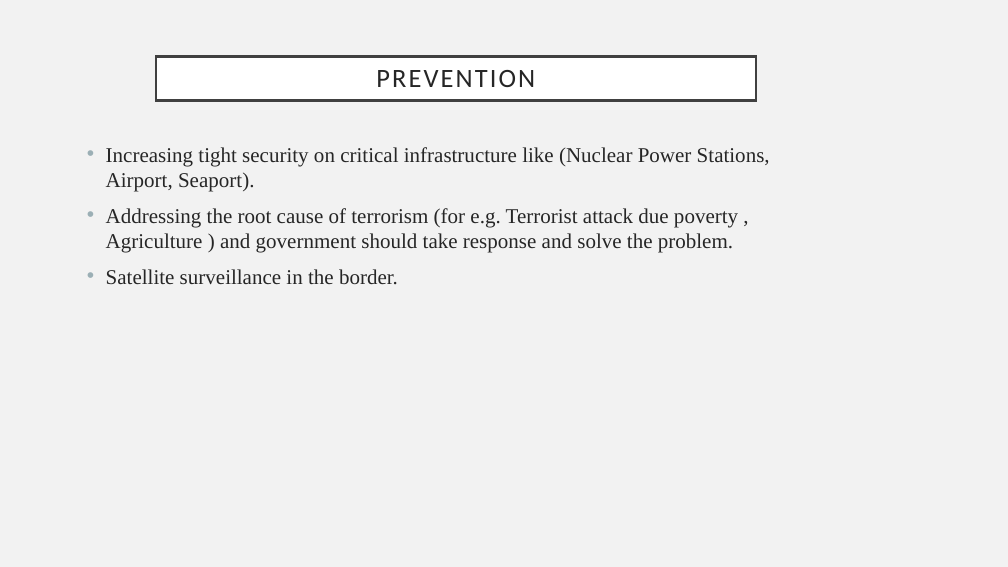
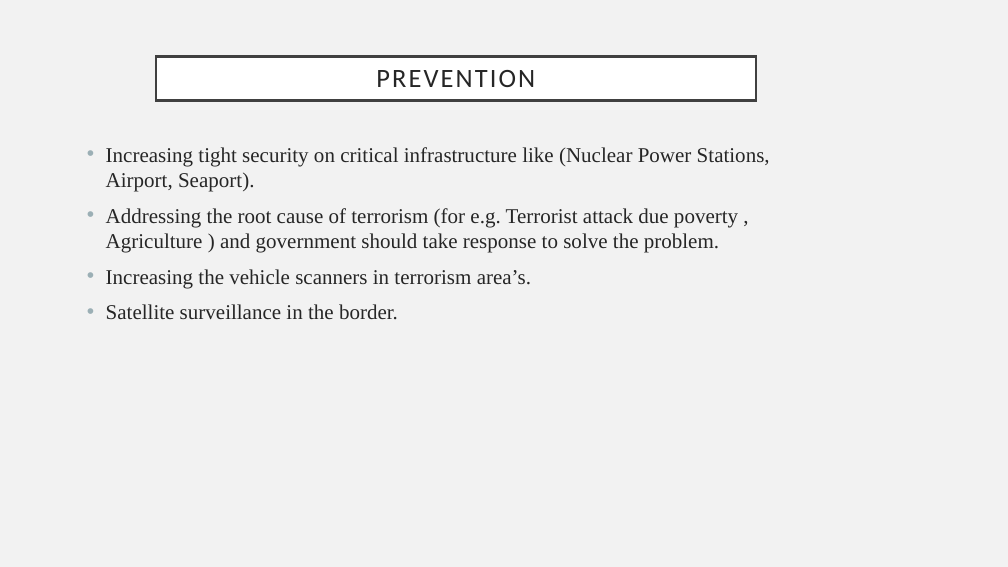
Before and after one commit to gokulrajar15/Global-Terrorism-Analysis-Using-Power-BI, a slide deck: slide 10 of ppt.pptx. Drawn at 1008x567 pixels with LibreOffice and Linux fonts; fonts in the diff are those of the drawing. Boxes give left, top, right and bottom in pixels: in the first picture for what was removed or moved away, otherwise in the second. Text is boxed around its words. In the diff, an @@ line names an element or a change of style, - is before the commit and + after.

```diff
--- a/ppt.pptx
+++ b/ppt.pptx
@@ text at <box>106,208,738,288</box>: text changed @@
-• Addressing the root cause of terrorism (for e.g. Terrorist attack due poverty , Agriculture ) and government should take response and solve the problem.
+• Addressing the root cause of terrorism (for e.g. Terrorist attack due poverty , Agriculture ) and government should take response to solve the problem.
+• Increasing the vehicle scanners in terrorism area’s.
```
Also in this commit, not shown: 6 other slides changed, 1 slide removed, 2 other files.
